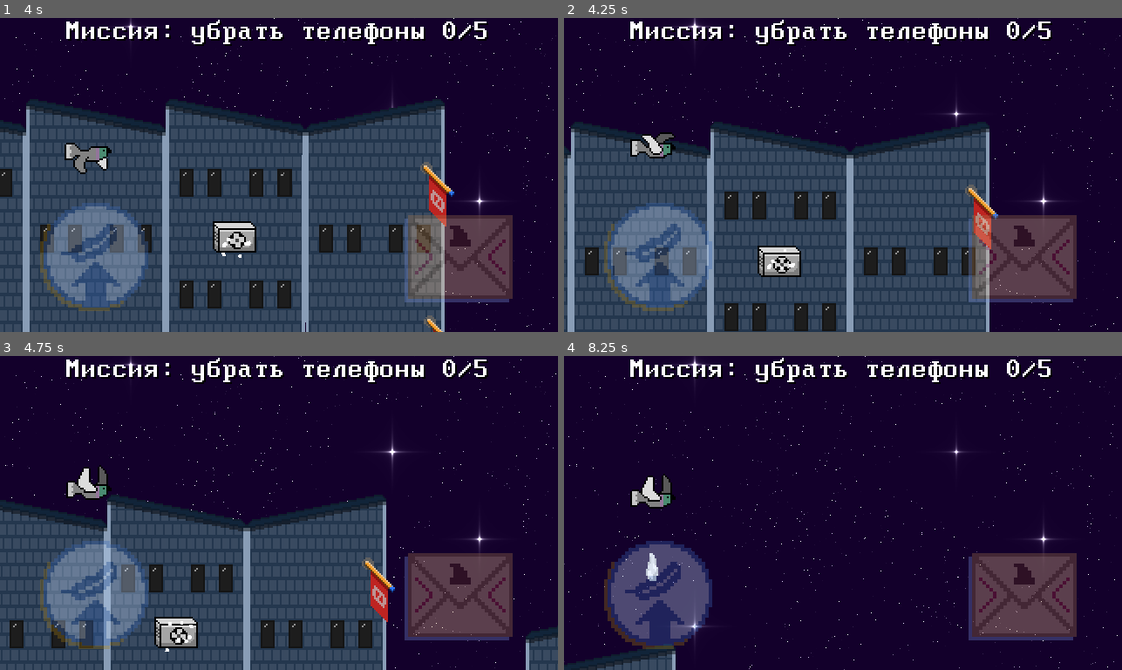
Above: before the commit, frames 1-4 (two rows, left to right).
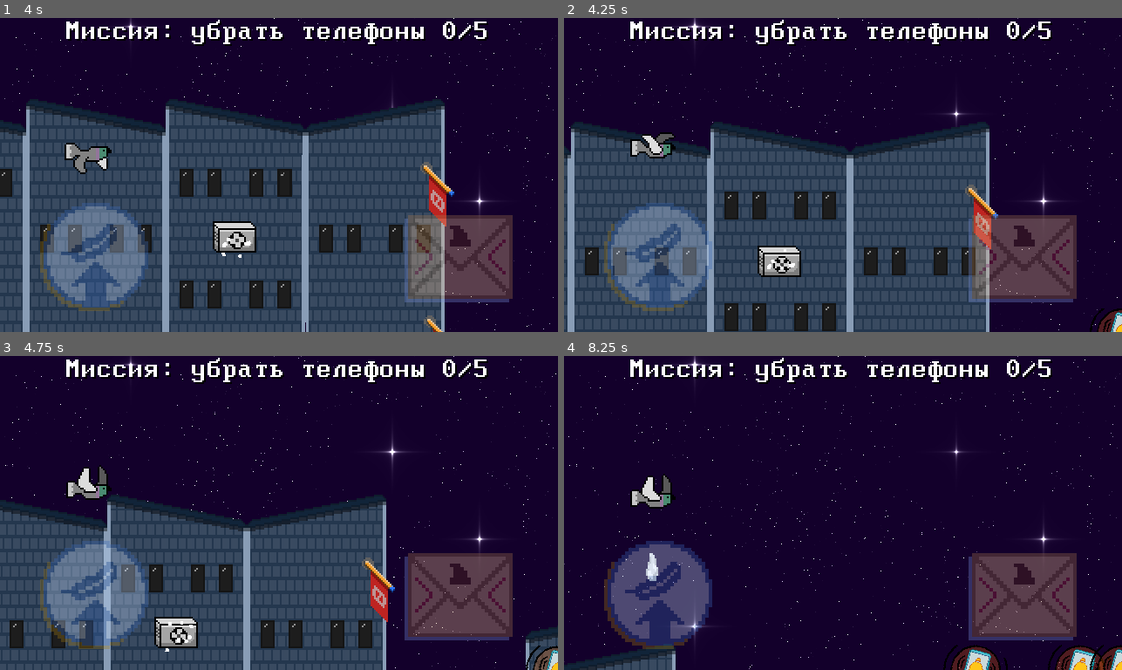
Above: after the commit, the same moments.

Repository: Garryflop/Duif
Game: Godot game, scene res://Scenes/Sample2.tscn
The game is run twice, just before and just after one commit, with the same random seed, the same clock (stepped at 60 frames per second) and the same inputs. This scene is started directly instead of the project's main scene.
Inputs:
- Up to frame 1 (4 s): tap / (PEW) every 0.75 s from 0.6 to 3.6 s; tap Space (FLAP) at 0.77, 1.07, 1.52, 1.82, 3.02, 3.32, 3.77 s
- Up to frame 2 (4.25 s): tap Space (FLAP) at 4.07 s
- Up to frame 3 (4.75 s): tap / (PEW) at 4.35 s; tap Space (FLAP) at 4.52 s
- Up to frame 4 (8.25 s): tap Space (FLAP) at 4.82, 6.02, 6.32, 6.77, 7.07, 7.52, 7.82 s; tap / (PEW) every 0.75 s from 5.1 to 8.1 s

Frame 1 is identical in both runs. In frame 2, 0.3% of the frame differs, in the area x 94-100%, y 92-100%; in frame 3, 0.3%; in frame 4, 1.4%, in the area x 67-100%, y 91-100%.

Commit message:
changelog
add screenmarker

Diff:
--- a/Scenes/Credits.tscn
+++ b/Scenes/Credits.tscn
@@ -46,7 +46,9 @@
 [node name="Back" type="Button" parent="."]
 margin_right = 40.0
 margin_bottom = 40.0
+focus_mode = 0
 custom_fonts/font = SubResource( 2 )
+enabled_focus_mode = 0
 text = "Back<"
 flat = true
 
--- a/Scenes/MainMenu.tscn
+++ b/Scenes/MainMenu.tscn
@@ -84,12 +84,14 @@
 margin_top = 30.0
 margin_right = 148.0
 margin_bottom = 52.0
+focus_mode = 0
 custom_colors/font_color_disabled = Color( 0.2, 0.141176, 0.270588, 1 )
 custom_colors/font_color_focus = Color( 0.32549, 0.345098, 0.572549, 1 )
 custom_colors/font_color = Color( 0.384314, 0.756863, 0.12549, 1 )
 custom_colors/font_color_hover = Color( 0.337255, 0.360784, 0.631373, 1 )
 custom_colors/font_color_pressed = Color( 0.184314, 0.309804, 0.4, 1 )
 custom_fonts/font = SubResource( 3 )
+enabled_focus_mode = 0
 text = "Начать"
 flat = true
 
@@ -97,12 +99,14 @@
 margin_top = 56.0
 margin_right = 148.0
 margin_bottom = 78.0
+focus_mode = 0
 custom_colors/font_color_disabled = Color( 0.2, 0.141176, 0.270588, 1 )
 custom_colors/font_color_focus = Color( 0.32549, 0.345098, 0.572549, 1 )
 custom_colors/font_color = Color( 0.384314, 0.756863, 0.12549, 1 )
 custom_colors/font_color_hover = Color( 0.337255, 0.360784, 0.631373, 1 )
 custom_colors/font_color_pressed = Color( 0.184314, 0.309804, 0.4, 1 )
 custom_fonts/font = SubResource( 3 )
+enabled_focus_mode = 0
 text = "МУЗЫКА"
 flat = true
 
@@ -110,12 +114,14 @@
 margin_top = 82.0
 margin_right = 148.0
 margin_bottom = 104.0
+focus_mode = 0
 custom_colors/font_color_disabled = Color( 0, 0, 0, 1 )
 custom_colors/font_color_focus = Color( 0.0980392, 0.0117647, 0.0117647, 1 )
 custom_colors/font_color = Color( 0.537255, 0.0784314, 0.0784314, 1 )
 custom_colors/font_color_hover = Color( 0, 0, 0, 1 )
 custom_colors/font_color_pressed = Color( 0, 0, 0, 1 )
 custom_fonts/font = SubResource( 3 )
+enabled_focus_mode = 0
 text = "Титры"
 flat = true
 
@@ -123,8 +129,10 @@
 margin_top = 108.0
 margin_right = 148.0
 margin_bottom = 130.0
+focus_mode = 0
 custom_colors/font_color = Color( 1, 0, 0, 1 )
 custom_fonts/font = SubResource( 3 )
+enabled_focus_mode = 0
 text = "ВЫЙТИ"
 flat = true
 
--- a/Scenes/People.tscn
+++ b/Scenes/People.tscn
@@ -1,9 +1,9 @@
-[gd_scene load_steps=10 format=2]
+[gd_scene load_steps=11 format=2]
 
 [ext_resource path="res://Assets/Sprites/People2.png" type="Texture" id=1]
 [ext_resource path="res://Scripts/People.gd" type="Script" id=2]
-[ext_resource path="res://Assets/Sprites/phone.png" type="Texture" id=3]
 [ext_resource path="res://Assets/SFX/discontent.mp3" type="AudioStream" id=4]
+[ext_resource path="res://Scenes/ScreenMarker.tscn" type="PackedScene" id=5]
 
 [sub_resource type="RectangleShape2D" id=1]
 extents = Vector2( 8, 20 )
@@ -23,7 +23,7 @@
 "values": [ 0 ]
 }
 tracks/1/type = "value"
-tracks/1/path = NodePath("label:visible")
+tracks/1/path = NodePath("ScreenMarker:modulate")
 tracks/1/interp = 1
 tracks/1/loop_wrap = true
 tracks/1/imported = false
@@ -31,8 +31,36 @@
 tracks/1/keys = {
 "times": PoolRealArray( 0 ),
 "transitions": PoolRealArray( 1 ),
-"update": 1,
+"update": 0,
+"values": [ Color( 1, 1, 1, 1 ) ]
+}
+tracks/2/type = "value"
+tracks/2/path = NodePath("ScreenMarker:visible")
+tracks/2/interp = 1
+tracks/2/loop_wrap = true
+tracks/2/imported = false
+tracks/2/enabled = true
+tracks/2/keys = {
+"times": PoolRealArray( 0 ),
+"transitions": PoolRealArray( 1 ),
+"update": 0,
 "values": [ false ]
+}
+
+[sub_resource type="Animation" id=6]
+resource_name = "disappear"
+length = 0.6
+tracks/0/type = "value"
+tracks/0/path = NodePath("ScreenMarker:modulate")
+tracks/0/interp = 1
+tracks/0/loop_wrap = true
+tracks/0/imported = false
+tracks/0/enabled = true
+tracks/0/keys = {
+"times": PoolRealArray( 0, 0.6 ),
+"transitions": PoolRealArray( 1, 0.0426888 ),
+"update": 0,
+"values": [ Color( 1, 1, 1, 1 ), Color( 1, 1, 1, 0 ) ]
 }
 
 [sub_resource type="Animation" id=5]
@@ -52,7 +80,7 @@
 "values": [ 16, 17, 18 ]
 }
 tracks/1/type = "value"
-tracks/1/path = NodePath("label:visible")
+tracks/1/path = NodePath("ScreenMarker:visible")
 tracks/1/interp = 1
 tracks/1/loop_wrap = true
 tracks/1/imported = false
@@ -60,7 +88,7 @@
 tracks/1/keys = {
 "times": PoolRealArray( 0 ),
 "transitions": PoolRealArray( 1 ),
-"update": 1,
+"update": 0,
 "values": [ false ]
 }
 
@@ -80,18 +108,6 @@
 "update": 1,
 "values": [ 0, 1, 2, 3, 4, 5, 6, 7 ]
 }
-tracks/1/type = "value"
-tracks/1/path = NodePath("label:visible")
-tracks/1/interp = 1
-tracks/1/loop_wrap = true
-tracks/1/imported = false
-tracks/1/enabled = true
-tracks/1/keys = {
-"times": PoolRealArray( 0 ),
-"transitions": PoolRealArray( 1 ),
-"update": 1,
-"values": [ false ]
-}
 
 [sub_resource type="Animation" id=4]
 resource_name = "walk_with_phone"
@@ -110,7 +126,7 @@
 "values": [ 8, 9, 10, 11, 12, 13, 14, 15 ]
 }
 tracks/1/type = "value"
-tracks/1/path = NodePath("label:visible")
+tracks/1/path = NodePath("ScreenMarker:visible")
 tracks/1/interp = 1
 tracks/1/loop_wrap = true
 tracks/1/imported = false
@@ -118,7 +134,7 @@
 tracks/1/keys = {
 "times": PoolRealArray( 0 ),
 "transitions": PoolRealArray( 1 ),
-"update": 1,
+"update": 0,
 "values": [ true ]
 }
 
@@ -140,16 +156,16 @@
 [node name="AnimationPlayer" type="AnimationPlayer" parent="."]
 autoplay = "walk"
 anims/RESET = SubResource( 2 )
+anims/disappear = SubResource( 6 )
 anims/poop = SubResource( 5 )
 anims/walk = SubResource( 3 )
 anims/walk_with_phone = SubResource( 4 )
 
-[node name="label" type="Sprite" parent="."]
+[node name="ScreenMarker" parent="." instance=ExtResource( 5 )]
 visible = false
 position = Vector2( 8, -32 )
 rotation = 0.261799
 scale = Vector2( 0.357143, 0.357143 )
-texture = ExtResource( 3 )
 
 [node name="discontent" type="AudioStreamPlayer2D" parent="."]
 stream = ExtResource( 4 )
--- a/Scenes/Sample1.tscn
+++ b/Scenes/Sample1.tscn
@@ -1,11 +1,10 @@
-[gd_scene load_steps=11 format=2]
+[gd_scene load_steps=10 format=2]
 
 [ext_resource path="res://Assets/Fonts/perfectdosvga437.ttf" type="DynamicFontData" id=1]
 [ext_resource path="res://Scripts/Sample.gd" type="Script" id=2]
 [ext_resource path="res://Scripts/Score.gd" type="Script" id=3]
 [ext_resource path="res://Scenes/Player.tscn" type="PackedScene" id=4]
 [ext_resource path="res://Scenes/Obstacles1.tscn" type="PackedScene" id=5]
-[ext_resource path="res://Scenes/People.tscn" type="PackedScene" id=6]
 [ext_resource path="res://Scenes/PeopleSpawner.tscn" type="PackedScene" id=7]
 
 [sub_resource type="DynamicFont" id=1]
@@ -27,14 +26,11 @@
 [node name="ColorRect" type="ColorRect" parent="CanvasLayer"]
 anchor_right = 1.0
 anchor_bottom = 1.0
-color = Color( 0, 0.694118, 1, 1 )
+color = Color( 0.517647, 0.878431, 1, 1 )
 
 [node name="Obstacles1" parent="." instance=ExtResource( 5 )]
 
 [node name="Peoples" type="Node2D" parent="."]
-
-[node name="People" parent="Peoples" instance=ExtResource( 6 )]
-position = Vector2( 306, 165 )
 
 [node name="Player" parent="." instance=ExtResource( 4 )]
 position = Vector2( 50, 48 )
--- a/Scenes/Sample2.tscn
+++ b/Scenes/Sample2.tscn
@@ -25,7 +25,6 @@
 material = ExtResource( 8 )
 anchor_right = 1.0
 anchor_bottom = 1.0
-color = Color( 0.341176, 0.32549, 0.521569, 1 )
 
 [node name="Peoples" type="Node2D" parent="."]
 
--- /dev/null
+++ b/Scenes/ScreenMarker.tscn
@@ -0,0 +1,10 @@
+[gd_scene load_steps=3 format=2]
+
+[ext_resource path="res://Scripts/ScreenMarker.gd" type="Script" id=1]
+[ext_resource path="res://Assets/Sprites/Label.png" type="Texture" id=2]
+
+[node name="ScreenMarker" type="Node2D"]
+script = ExtResource( 1 )
+
+[node name="Sprite" type="Sprite" parent="."]
+texture = ExtResource( 2 )
--- a/Scripts/People.gd
+++ b/Scripts/People.gd
@@ -25,6 +25,11 @@
 
 func _physics_process(delta):
 	translate(direction.normalized() * speed * delta)
+	if self.global_position.x <= -20:
+		anim.play("disappear")
+		yield(anim, "animation_finished")
+		queue_free()
+
 	match state:
 		State.normal:
 			anim.play("walk")
@@ -32,9 +37,6 @@
 			anim.play("walk_with_phone")
 		State.poop:
 			anim.play("poop")
-
-func _on_VisibilityNotifier2D_screen_exited():
-	queue_free()
 
 
 func _on_People_area_entered(area):
--- /dev/null
+++ b/Scripts/ScreenMarker.gd
@@ -0,0 +1,39 @@
+extends Node2D
+
+
+onready var marker = $Sprite
+
+var target_position = null
+
+func _physics_process(delta):
+	var canvas = get_canvas_transform()
+	var top_left = -canvas.origin / canvas.get_scale()
+	var size = get_viewport_rect().size / canvas.get_scale()
+
+	set_marker_position(Rect2(top_left, size))
+
+func set_marker_position(bounds : Rect2):
+	if target_position == null:
+		marker.global_position.x = clamp(global_position.x, bounds.position.x, bounds.end.x)
+		marker.global_position.y = clamp(global_position.y, bounds.position.y, bounds.end.y)
+	else:
+		var dis = global_position - target_position
+		var length
+
+		var tl = (bounds.position - target_position).angle()
+		var tr = (Vector2(bounds.end.x, bounds.position.y) - target_position).angle()
+		var bl = (Vector2(bounds.position.x, bounds.end.y) - target_position).angle()
+		var br = (bounds.end - target_position).angle()
+		if (dis.angle() > tl && dis.angle() < tr) \
+				|| (dis.angle() < bl && dis.angle() > br):
+			var y_len = clamp(dis.y, bounds.position.y - target_position.y, \
+				bounds.end.y - target_position.y)
+			var angle = dis.angle() - PI / 2.0
+			length = y_len / cos(angle) if cos(angle) != 0 else y_len
+		else:
+			var x_len = clamp(dis.x, bounds.position.x - target_position.x, \
+				bounds.end.x - target_position.x)
+			var angle = dis.angle()
+			length = x_len / cos(angle) if cos(angle) != 0 else x_len
+
+		marker.global_position = polar2cartesian(length, dis.angle()) + target_position
Not shown, changed: Gamea/Duif.apk
Not shown, removed: Gamea/Duif.apk.idsig
